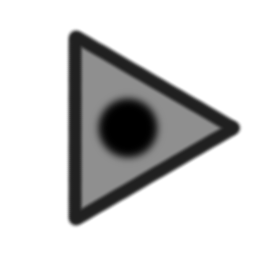
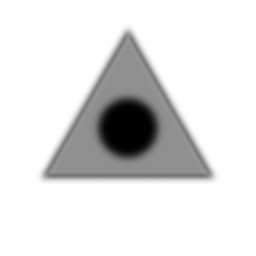
Revision of a layered 256px x 256px image; what changed, layer by layer:
painted on "GFig", masked it over [36, 23, 243, 229]
